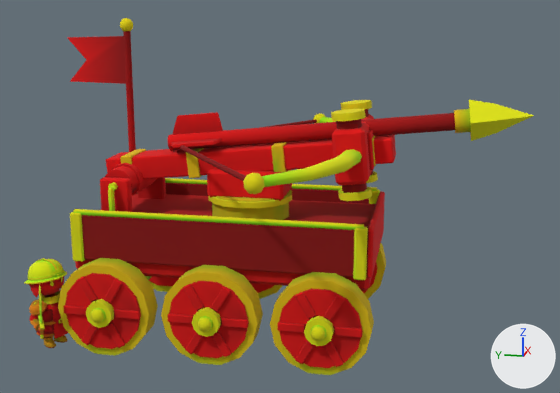
A saved change to the glTF model assets/art/Models/Units/Ballista.glb.
Before and after are seen from a camera (50 mm lens) standing at (-7.39, -1.84, 3.26) and looking at (-0.01, -0.36, 1.41). Every picture has the same lights, and +X, +Y and +Z are marked at lower right. The older version comes first. Vertices at exactly the same position are counted once.

Names of what the first picture shows: 'Ballista'.
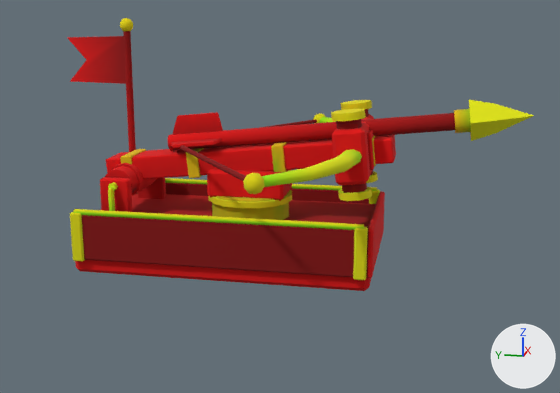
The change in detail:
me_ballista is used by ob_ballista; location (0.0, 0.0, 0.0).
me_ballista had 4718 vertices, 8176 faces and spanned x -1.8..1.8, y -2.73..2.29, z 0.0..3.13.
me_ballista now has 1113 vertices, 1986 faces and spans x -1.8..1.8, y -2.73..2.29, z 0.72..3.13.
me_ballista part 1: 123 loose pieces with 3605 vertices, spanning x -1.21..1.15, y -1.38..2.02, z 0.0..0.91, are deleted.
me_ballista part 2: 94 kept faces spanning x -0.78..0.78, y -1.33..1.55, z 0.72..1.33 get new vertex colours.

Location of each change, (x1, y1, x2, y2) in pixels of the pictures (560 x 393 px):
'Ballista', reshaped (8% narrower, 23% shorter): before (24, 18, 534, 375); after (67, 18, 534, 291)
part 1 of me_ballista, deleted: before (24, 244, 386, 375)
part 2 of me_ballista, recoloured: (74, 256, 370, 291) in both
